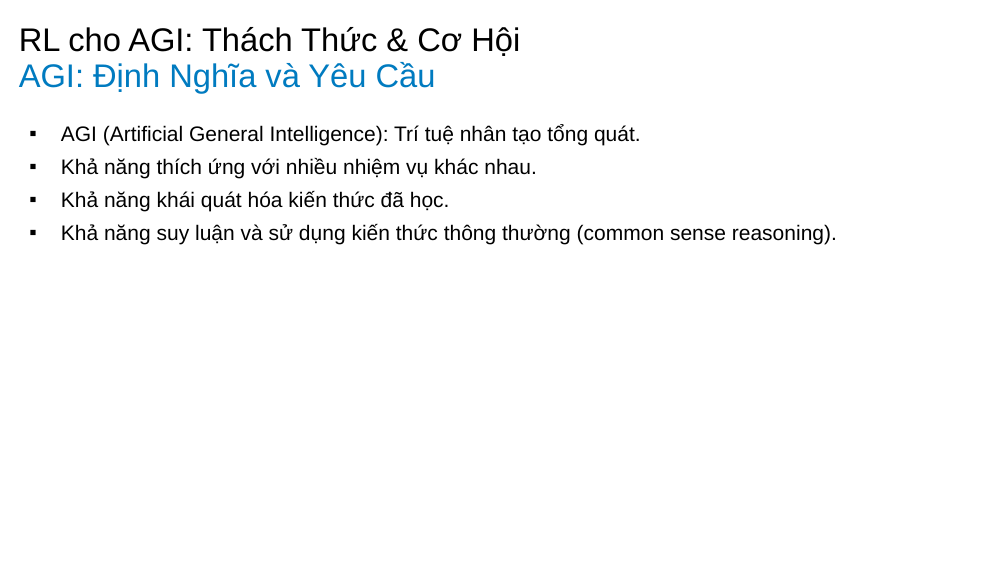
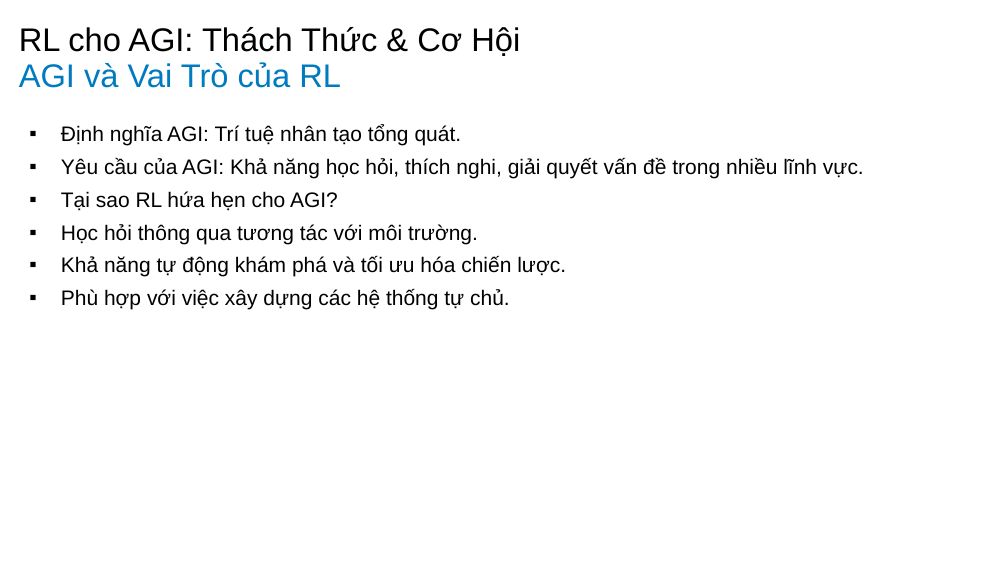
Before and after one commit to vantu-fit/SlideGenX, a slide deck: slide 10 of backend/src/final_slide.pptx. Drawn at 1008x567 pixels with LibreOffice and Linux fonts; fonts in the diff are those of the drawing; background and template pictures are left out. Boxes give left, top, right and bottom in pixels: in the first picture for what was removed or moved away, otherwise in the second. Text is boxed around its words. In the diff, an @@ line names an element or a change of style, - is before the commit and + after.

```diff
--- a/backend/src/final_slide.pptx
+++ b/backend/src/final_slide.pptx
@@ title at (19, 62, 341, 88): text changed @@
-AGI: Định Nghĩa và Yêu Cầu
+AGI và Vai Trò của RL
@@ text at (61, 125, 864, 310): text changed @@
-▪ AGI (Artificial General Intelligence): Trí tuệ nhân tạo tổng quát.
-▪ Khả năng thích ứng với nhiều nhiệm vụ khác nhau.
-▪ Khả năng khái quát hóa kiến thức đã học.
-▪ Khả năng suy luận và sử dụng kiến thức thông thường (common sense reasoning).
+▪ Định nghĩa AGI: Trí tuệ nhân tạo tổng quát.
+▪ Yêu cầu của AGI: Khả năng học hỏi, thích nghi, giải quyết vấn đề trong nhiều lĩnh vực.
+▪ Tại sao RL hứa hẹn cho AGI?
+▪ Học hỏi thông qua tương tác với môi trường.
+▪ Khả năng tự động khám phá và tối ưu hóa chiến lược.
+▪ Phù hợp với việc xây dựng các hệ thống tự chủ.
```
Also in this commit, not shown: 8 other slides changed, 13 slides added, 12 slides removed, 17 other files.
